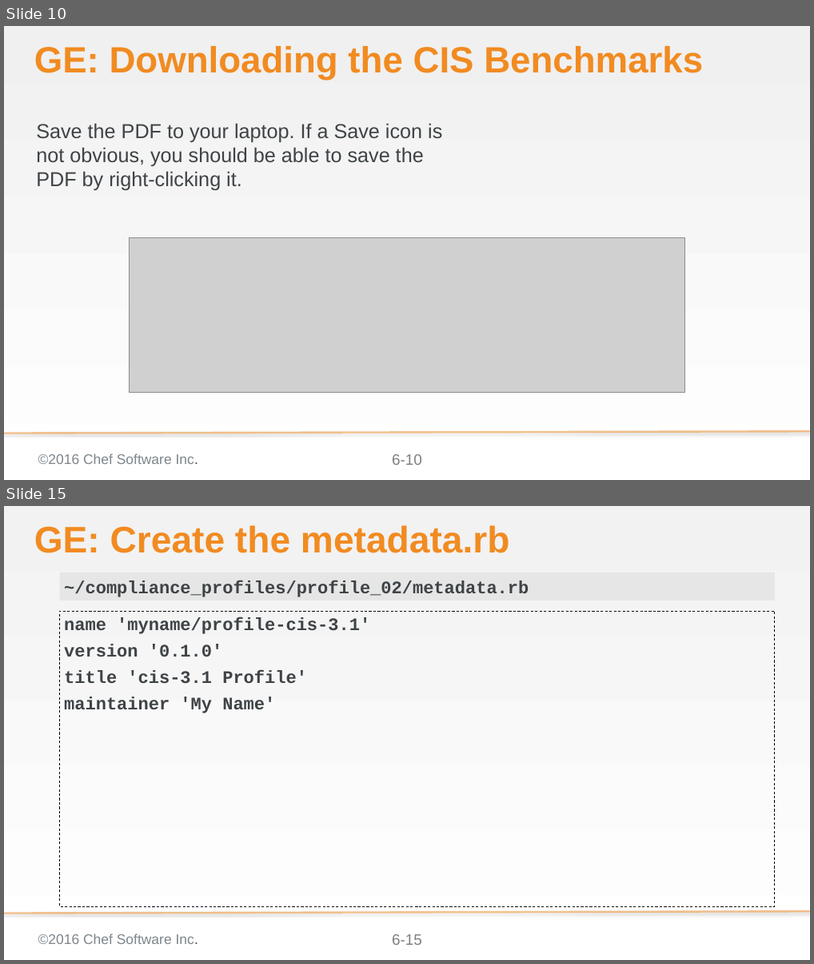
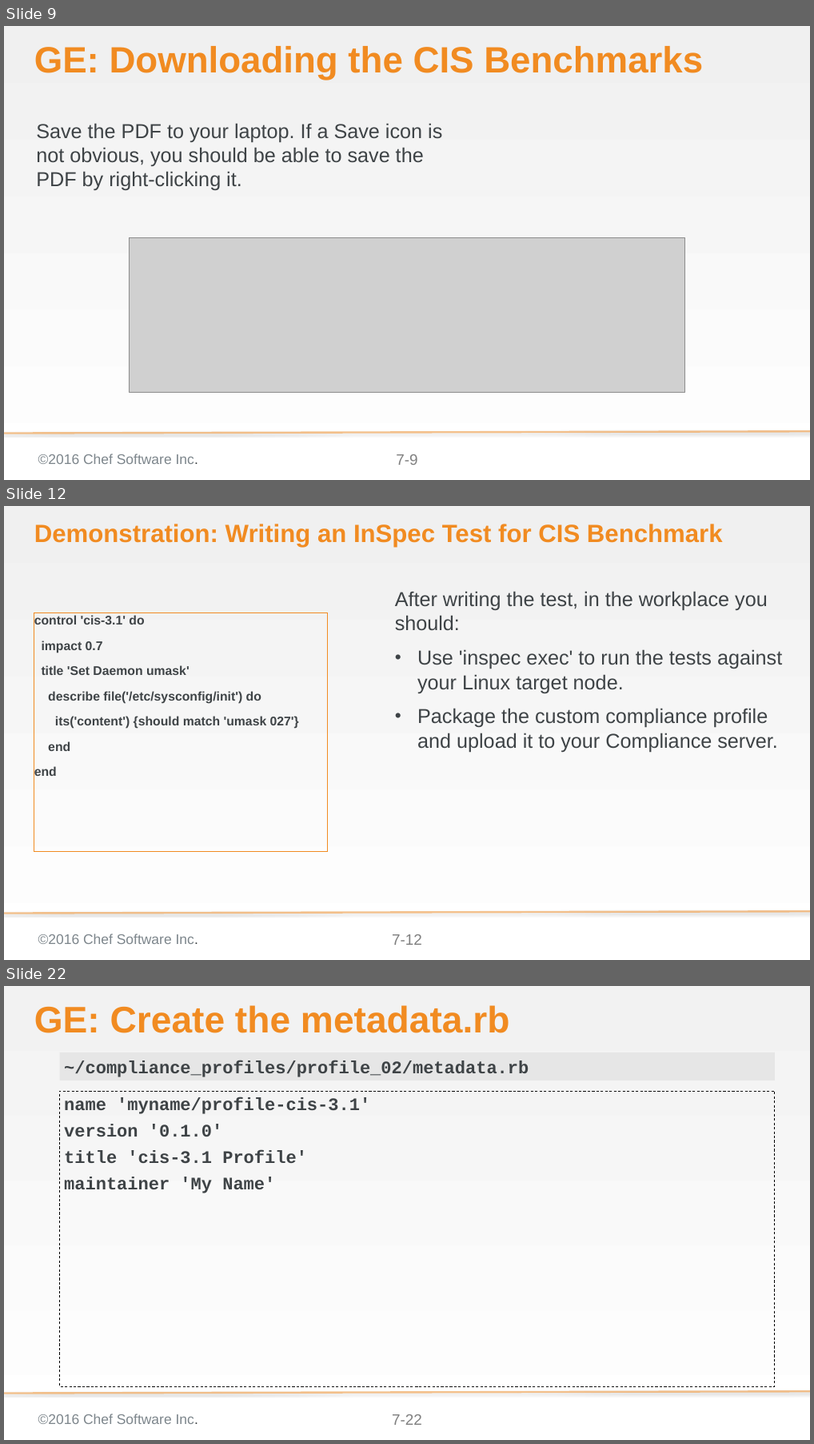
Before and after one commit to bchamby/chef-compliance-installation-configuration-operation, a slide deck: 07-compliance-frameworks-inspec.pptx. Shown one above the other, each under a label of ours: slides 10 and 15 before the commit, slides 9, 12 and 22 after it; the slides between them are not shown. The pictures are 814x964 and 814x1444 pixels, drawn with LibreOffice and Linux fonts; fonts in the diff are those of the drawing; grey boxes stand for pictures; background and template pictures are left out. Boxes give left, top, right and bottom in pixels: in the first picture for what was removed or moved away, otherwise in the second. Text is boxed around its words. In the diff, an @@ line names an element or a change of style, - is before the commit and + after.

```diff
--- a/07-compliance-frameworks-inspec.pptx
+++ b/07-compliance-frameworks-inspec.pptx
@@ slide 12 added at (x1=4, y1=506, x2=810, y2=960), background gradient #F0F0F0 to #FFFFFF; not listed: 3 template elements that a slide beside it also shows @@
@@ title added at (x1=34, y1=524, x2=723, y2=548), 39.6 pt, text #F18B21, bold @@
+Demonstration: Writing an InSpec Test for CIS Benchmark
@@ text added at (x1=395, y1=591, x2=782, y2=752), 32 pt, text #3E4346 @@
+After writing the test, in the workplace you should:
+• Use 'inspec exec' to run the tests against your Linux target node.
+• Package the custom compliance profile and upload it to your Compliance server.
@@ rectangle added at (x1=34, y1=612, x2=328, y2=852), outline #F18B21 0.75 pt, 20 pt, text #3E4346, bold @@
+control 'cis-3.1' do
+impact 0.7
+title 'Set Daemon umask'
+describe file('/etc/sysconfig/init') do
+its('content') {should match 'umask 027'}
+end
+end
@@ what was slide 10 is now slide 9 @@
@@ page number at (x1=396, y1=454, x2=418, y2=464): text changed @@
-6-10
+7-9
@@ what was slide 15 is now slide 22 @@
@@ page number at (x1=392, y1=1414, x2=422, y2=1424): text changed @@
-6-15
+7-22
```
Also in this commit, not shown: 8 slides changed, 12 other slides added, 2 slides removed.
